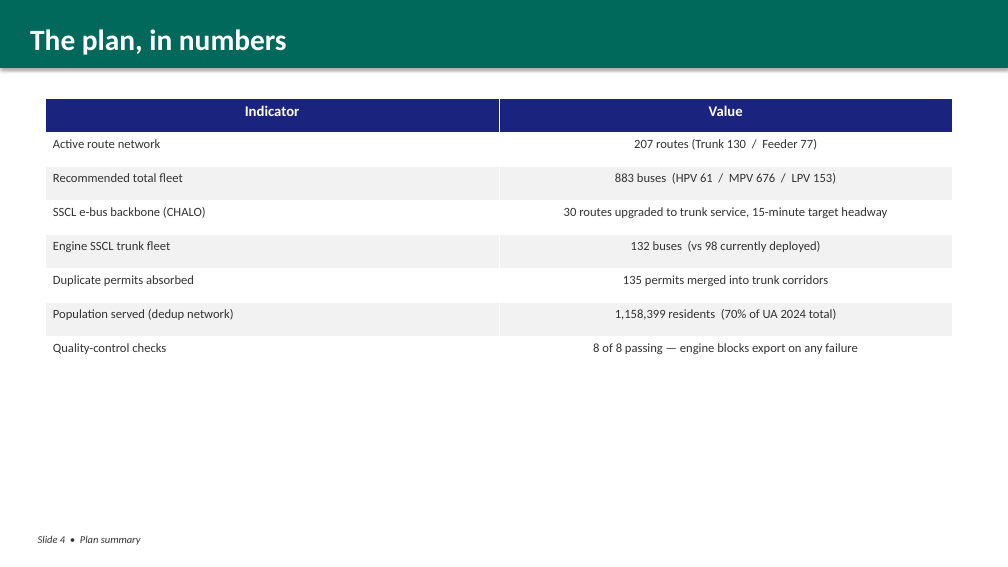
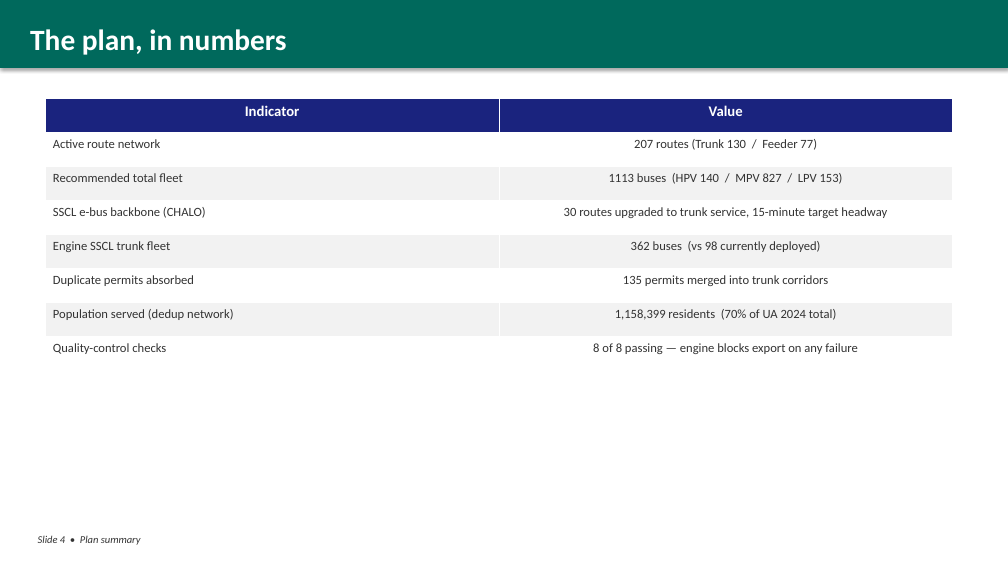
Before and after one commit to Princu-Babu/kashmir-transit-rationalisation, a slide deck: slide 4 of Kashmir_Transit_Government_Briefing.pptx. Drawn at 1008x567 pixels with LibreOffice and Linux fonts; fonts in the diff are those of the drawing. Boxes give left, top, right and bottom in pixels: in the first picture for what was removed or moved away, otherwise in the second. Text is boxed around its words. In the diff, an @@ line names an element or a change of style, - is before the commit and + after.

```diff
--- a/Kashmir_Transit_Government_Briefing.pptx
+++ b/Kashmir_Transit_Government_Briefing.pptx
@@ table at [45, 98, 953, 371] @@
-row 3, column 2: 883 buses (HPV 61 / MPV 676 / LPV 153)
+row 3, column 2: 1113 buses (HPV 140 / MPV 827 / LPV 153)
-row 5, column 2: 132 buses (vs 98 currently deployed)
+row 5, column 2: 362 buses (vs 98 currently deployed)
```
Also in this commit, not shown: 2 other slides changed, 5 other files.
